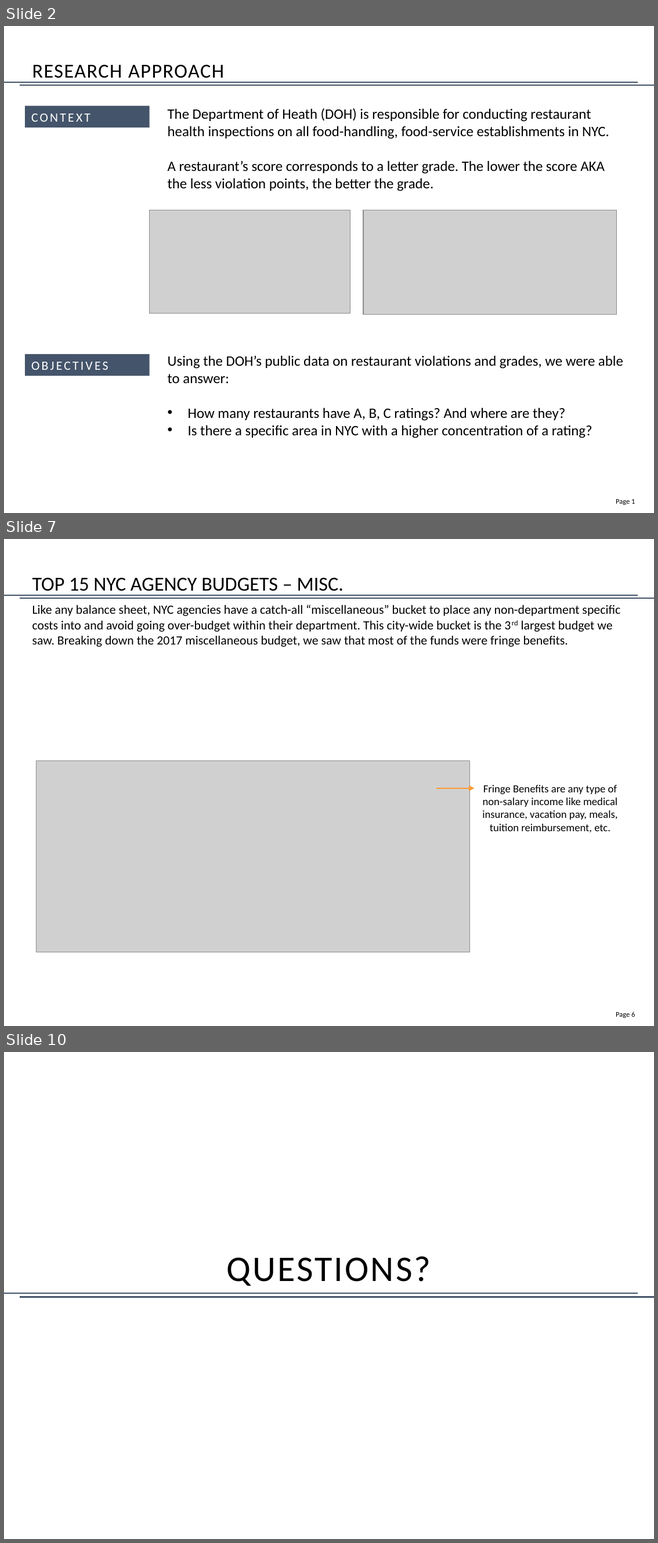
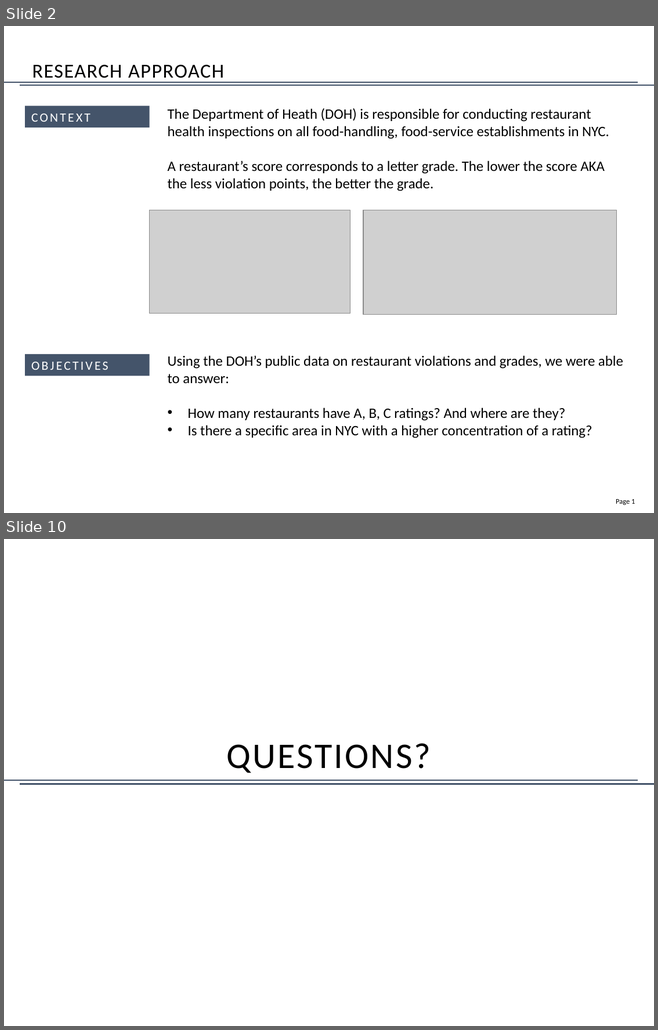
Before and after one commit to jennysueee/DOH_Project, a slide deck: DOH Presentation DRAFT.pptx. Shown one above the other, each under a label of ours: slides 2, 7 and 10 before the commit, slides 2 and 10 after it; the slides between them are not shown. The pictures are 658x1543 and 658x1030 pixels, drawn with LibreOffice and Linux fonts; fonts in the diff are those of the drawing; grey boxes stand for pictures. Boxes give left, top, right and bottom in pixels: in the first picture for what was removed or moved away, otherwise in the second. Text is boxed around its words. In the diff, an @@ line names an element or a change of style, - is before the commit and + after.

```diff
--- a/DOH Presentation DRAFT.pptx
+++ b/DOH Presentation DRAFT.pptx
@@ slide 7 removed at [4,539,654,1026], background #FFFFFF; not listed: 3 template elements that a slide beside it also shows @@
@@ title removed at [32,577,343,596] @@
-TOP 15 NYC AGENCY BUDGETS – MISC.
@@ text removed at [32,605,620,647] @@
-Like any balance sheet, NYC agencies have a catch-all “miscellaneous” bucket to place any non-department specific costs into and avoid going over-budget within their department. This city-wide bucket is the 3rd largest budget we saw. Breaking down the 2017 miscellaneous budget, we saw that most of the funds were fringe benefits.
@@ picture removed at [36,761,470,952] @@
@@ arrow removed from (436, 788) to (474, 788) @@
@@ text removed at [482,785,617,832] @@
-Fringe Benefits are any type of non-salary income like medical insurance, vacation pay, meals, tuition reimbursement, etc.
```
Also in this commit, not shown: 2 slides changed, 5 slides added, 4 other slides removed.
